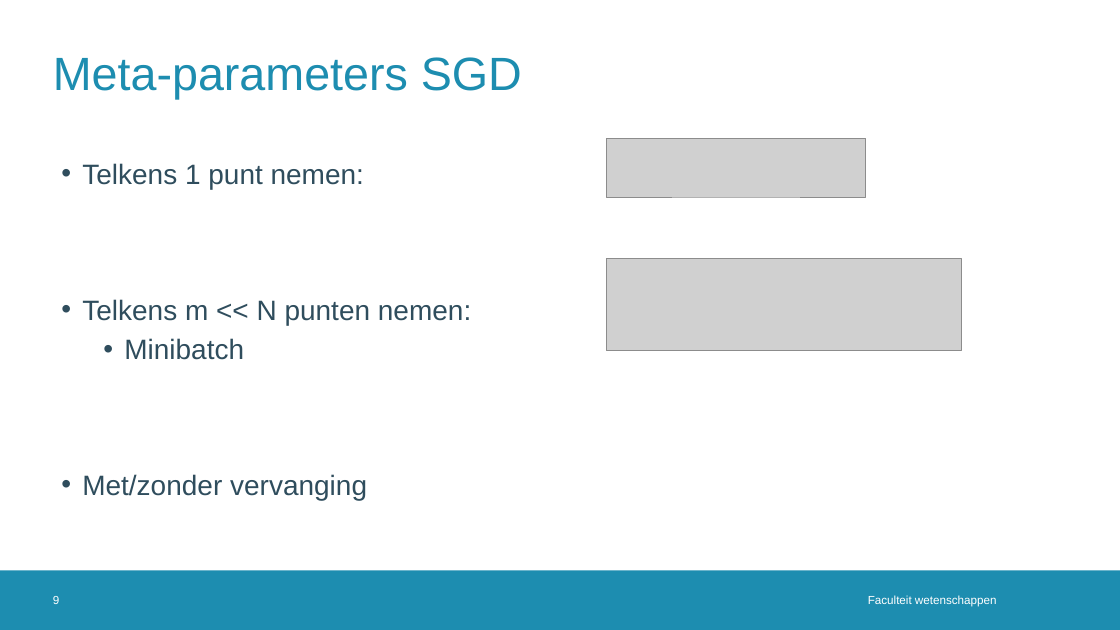
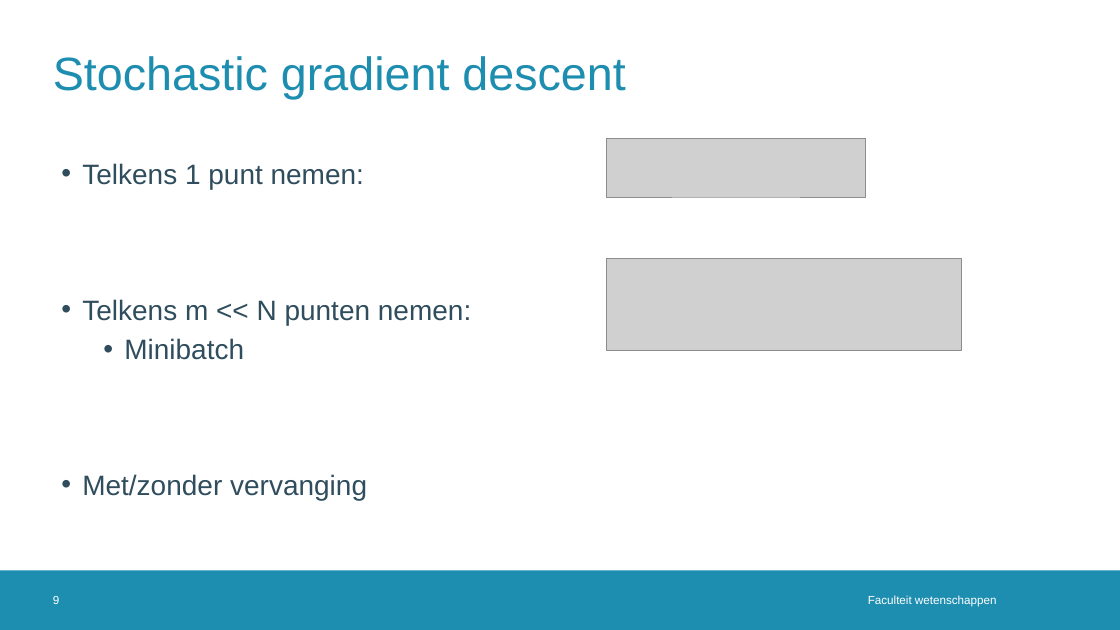
Before and after one commit to JoppeDJ/BachelorProef, a slide deck: slide 9 of Literatuurstudie/Literatuurstudie_ppt.pptx. Drawn at 1120x630 pixels with LibreOffice and Linux fonts; fonts in the diff are those of the drawing; grey boxes stand for pictures; background and template pictures are left out. Boxes give left, top, right and bottom in pixels: in the first picture for what was removed or moved away, otherwise in the second. Text is boxed around its words. In the diff, an @@ line names an element or a change of style, - is before the commit and + after.

```diff
--- a/Literatuurstudie/Literatuurstudie_ppt.pptx
+++ b/Literatuurstudie/Literatuurstudie_ppt.pptx
@@ title at (53,56,625,99): text changed @@
-Meta-parameters SGD
+Stochastic gradient descent
```
Also in this commit, not shown: 4 other slides changed, 1 slide removed.
